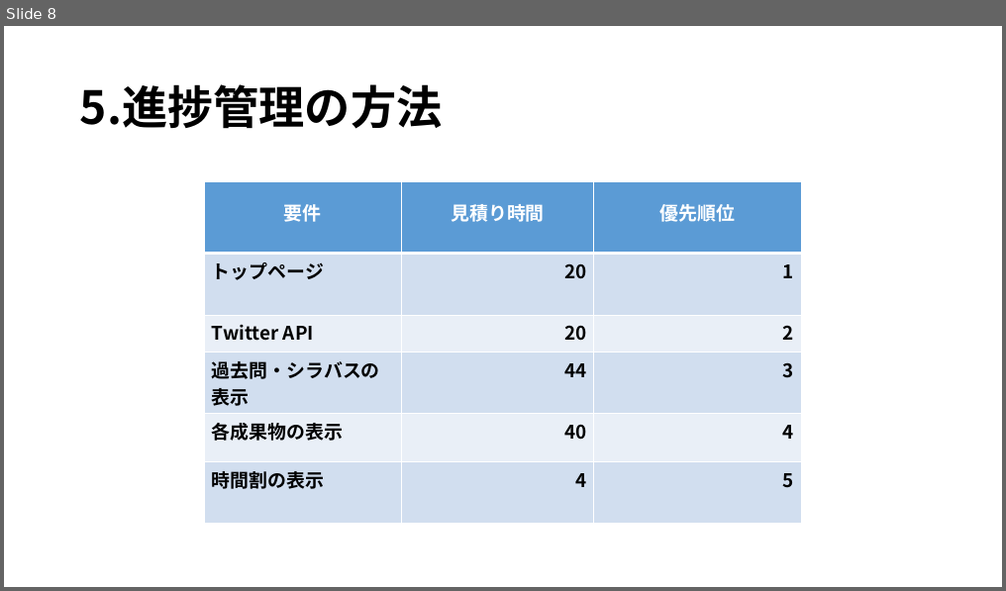
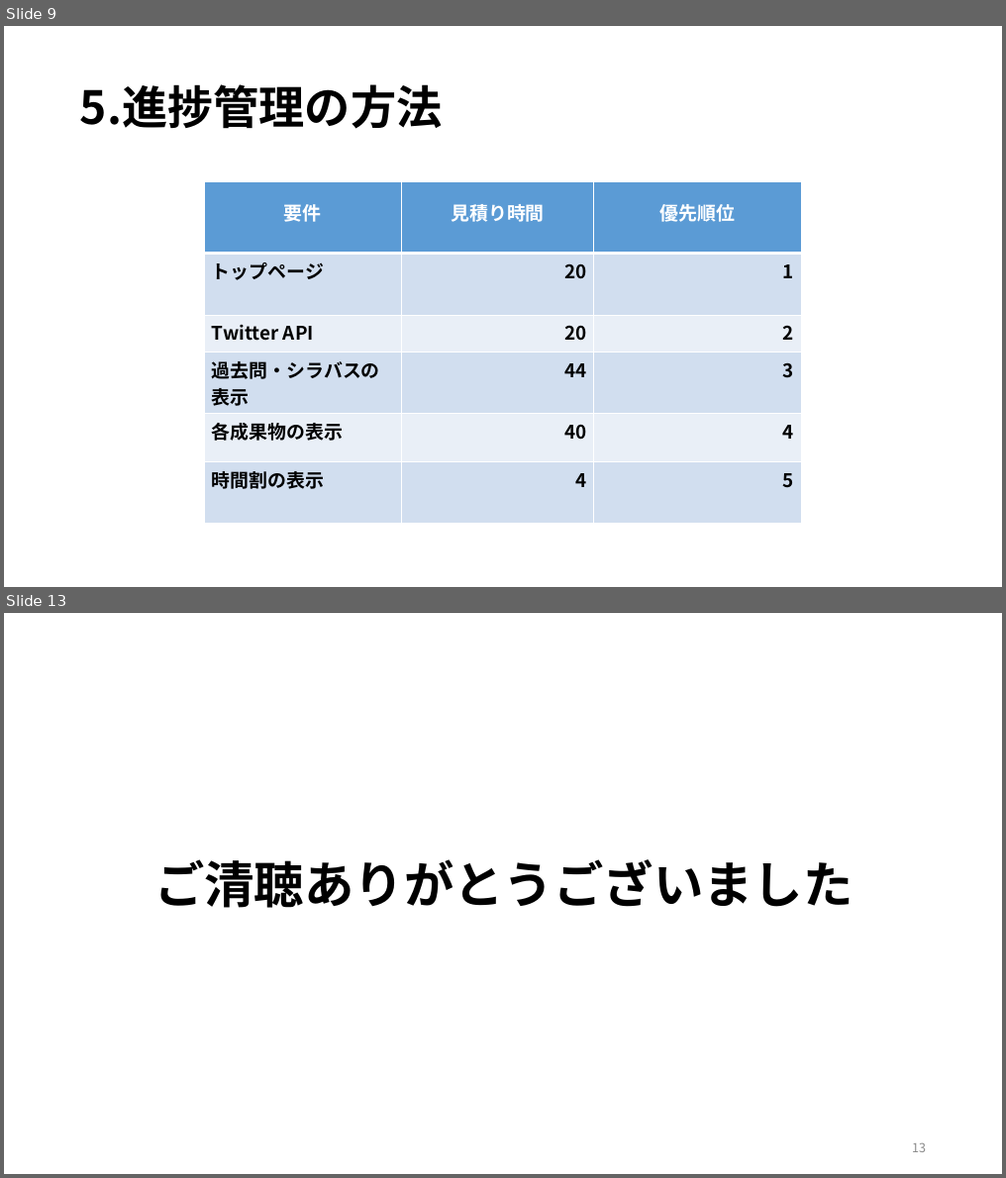
Before and after one commit to kazukiyoshida96/PM-, a slide deck: ＰＭ学科専用2.pptx. Shown one above the other, each under a label of ours: slide 8 before the commit, slides 9 and 13 after it; the slides between them are not shown. The pictures are 1006x591 and 1006x1178 pixels, drawn with LibreOffice and Linux fonts; fonts in the diff are those of the drawing. Boxes give left, top, right and bottom in pixels: in the first picture for what was removed or moved away, otherwise in the second. Text is boxed around its words. In the diff, an @@ line names an element or a change of style, - is before the commit and + after.

```diff
--- a/ＰＭ学科専用2.pptx
+++ b/ＰＭ学科専用2.pptx
@@ slide 13 added at [4,613,1002,1174], background #FFFFFF @@
@@ text added at [154,860,852,908], 48 pt, text #000000, bold @@
+ご清聴ありがとうございました
@@ page number added at [912,1144,926,1153], 12 pt, text #8C8C8C @@
+13
@@ what was slide 8 is now slide 9 @@
```
Also in this commit, not shown: 5 slides changed, 1 other slide added.
